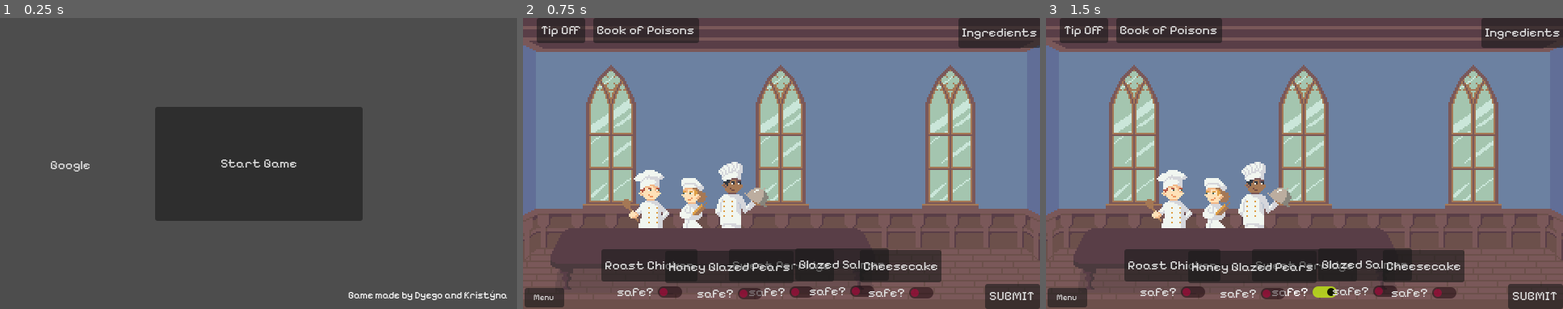
Above: before the commit, frames 1-3 (left to right).
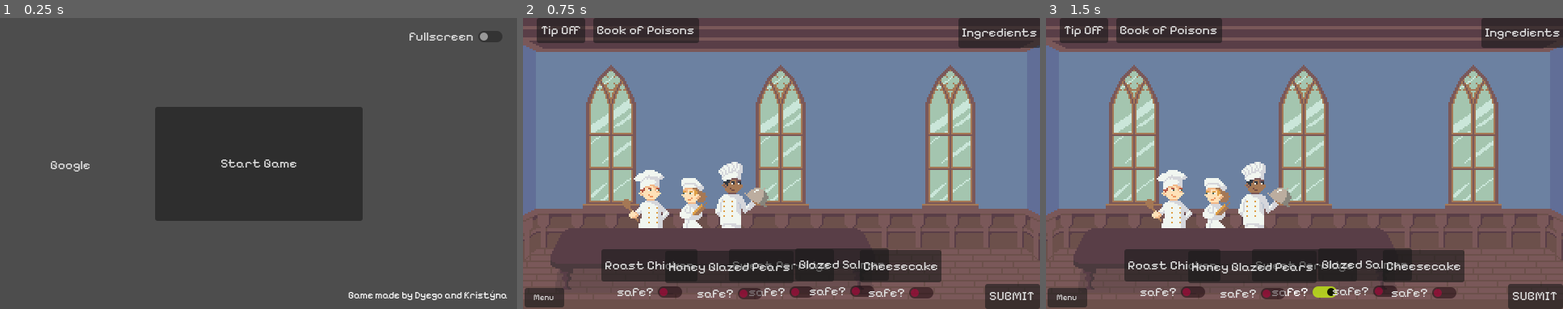
Above: after the commit, the same moments.

Repository: krstnvz/brackeys-gamejam
Game: Godot game, scene res://scenes/game/root.tscn
The game is run twice, just before and just after one commit, with the same random seed, the same clock (stepped at 60 frames per second) and the same inputs.
Inputs:
- Up to frame 1 (0.25 s): no input
- Up to frame 2 (0.75 s): click "Start Game" at 0.5 s
- Up to frame 3 (1.5 s): click "safe?" at 1.25 s

The runs differ from the first frame. In frame 1, 0.3% of the frame differs, in the area x 79-98%, y 4-9%; in frame 2, nothing differs; in frame 3, nothing differs.

Commit message:
feat: add fullscreen mode

Diff:
--- a/scenes/game/main_menu.tscn
+++ b/scenes/game/main_menu.tscn
@@ -5,6 +5,13 @@
 
 [node name="MainMenu" type="Node" unique_id=564853700]
 script = ExtResource("1_sbiqi")
+
+[node name="CheckButton" type="CheckButton" parent="." unique_id=1876242044]
+offset_left = 500.0
+offset_top = 9.0
+offset_right = 629.0
+offset_bottom = 37.0
+text = "fullscreen"
 
 [node name="Button" type="Button" parent="." unique_id=1858174954]
 anchors_preset = 8
@@ -40,5 +47,7 @@
 uri = "https:://www.google.com"
 
 [node name="Fade" parent="." unique_id=149257461 instance=ExtResource("2_ngy02")]
+visible = false
 
+[connection signal="toggled" from="CheckButton" to="." method="_on_check_button_toggled"]
 [connection signal="button_up" from="Button" to="." method="_on_button_button_up"]
--- a/scripts/main_menu.gd
+++ b/scripts/main_menu.gd
@@ -12,3 +12,9 @@
 	#await $Fade.fade(1.0).finished
 	Navigation.start_game()
 	pass
+
+func _on_check_button_toggled(toggled_on: bool) -> void:
+	if toggled_on:
+		DisplayServer.window_set_mode(DisplayServer.WINDOW_MODE_FULLSCREEN)
+	else:
+		DisplayServer.window_set_mode(DisplayServer.WINDOW_MODE_WINDOWED)
